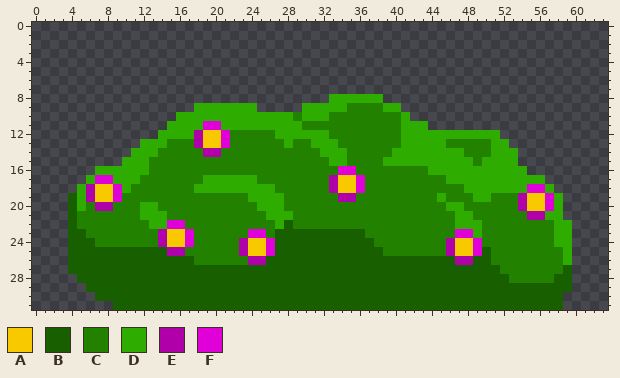
Pixel-art sprite: Juego/assets/Escenarios/Arbusto(2).png. Above is the file before it was changed.
The file is 64x32 pixels.
Palette (. is transparent): A #f9c900  B #185f00  C #228200  D #2ead00  E #af00aa  F #e000d8
Pixels before, first column x 4:
 8 .............................DDDDDD.....................
 9 ..............DDDDDDD.....DDDDDCCCCDD...................
10 ............DDDDDDDDDDDDDCDDDCCCCCCCCD..................
11 ...........DDDDFFDDDDDDDDDCCCCCCCCCCCDDD................
12 ..........DDDDEAAFCCCCCDDDDDDCCCCCCCCDDDDDDDDDDD........
13 ........DDDCCCEAAFCCCCCCDCCDDDCCCCCCCDDDDDCCCCCDD.......
14 .......DDDCCCCCEECCCCCCCCCCCDDDCCCCCDDDDDDDDCCCDDD......
15 ......DDDCCCCCCCCCCCCCCCCCCCCDDCCCCDDDDDDDDDDCDDDD......
16 ...DDDDDDCCCCCCCCCCCCCCCCCCCCCFFCCCCCCCCDDDDDDDDDDD.....
17 ..DFFDDDCCCCCCCDDDDDDCCCCCCCCEAAFCCCCCCCCCDDDDDDDDDDD...
18 .DEAAFDCCCCCCCDDDDDDDDDCCCCCCEAAFCCCCCCCCCCCDDDDDDDFFD..
19 BDEAAFCCCCCCCCCCCCCCDDDDCCCCCCEECCCCCCCCCDCCCDDCCCEAAFD.
20 BDCEECCCDDCCCCCCCCCCCDDDCCCCCCCCCCCCCCCCCCDDCCCCCCEAAFD.
21 BCCCCCCCDDDCCCCCCCCCCCDDDCCCCCCCCCCCCCCCCCCDDCCCCCCEEDD.
22 BCCCCCCCCDDFFCCCCCCCCCCDBCCCCCCCCCCCCCCCCCCDDDCCCCCCCCDD
23 BBCCCCCCCCEAAFCCCCCCFFCBBBBBBBBBBCCCCCCCCCCFFDCCCCCCCCDD
24 BBBCCCCCCCEAAFCCCCCEAAFBBBBBBBBBBBCCCCCCCCEAAFCCCCCCCCDD
25 BBBBBBBBBBBEECCCCCCEAAFBBBBBBBBBBBBCCCCCCCEAAFBCCCCCCCCD
26 BBBBBBBBBBBBBBCCCCCCEEBBBBBBBBBBBBBBBBBBBBBEEBBCCCCCCCCD
27 BBBBBBBBBBBBBBBBBBBBBBBBBBBBBBBBBBBBBBBBBBBBBBBBCCCCCCCB
28 .BBBBBBBBBBBBBBBBBBBBBBBBBBBBBBBBBBBBBBBBBBBBBBBBCCCCCBB
29 ..BBBBBBBBBBBBBBBBBBBBBBBBBBBBBBBBBBBBBBBBBBBBBBBBBBBBBB
30 ...BBBBBBBBBBBBBBBBBBBBBBBBBBBBBBBBBBBBBBBBBBBBBBBBBBBB.
31 .....BBBBBBBBBBBBBBBBBBBBBBBBBBBBBBBBBBBBBBBBBBBBBBBBBB.
Now the later version:
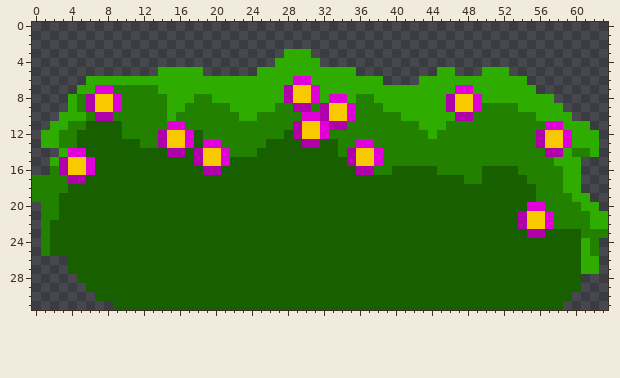
Change:
Changed rows in their new state; - is an unchanged pixel.
first column x 0:
 3 ----------------------------DDD---------------------------------
 4 ---------------------------DDDDD--------------------------------
 5 --------------DDDDD------DDDDDDDDDDD---------DD---DDD-----------
 6 ------DDDDDDDDDDDDDDDDDDDDDDDFFDDDDDDDD----DDDDDDDDDDDD---------
 7 -----DDFFCCCCCDDDDDDDDDDDDDDEAAFDDDDDDDDDDDDDDDFFDDDDDDD--------
 8 ----DCEAAFCCCCCDDDCCDDDDDDDDEAAFDFF-CC-DDDDDDDEAAFDDDDDDDD------
 9 ----DCEAAFCCCCCDDCCCCC---DDCCEECEAAF-----DDDDDEAAFCCCCDDDDD-----
10 ---DDDCEECCCCCCDCCCCCCC--CCCC-FFEAAF------DDDDDEECCCCCCCDDDD----
11 --DDCCBBBBCCCCCFFCCCCCCCCCCCCEAAFEE------CC-DDCCCCCCCCCCCFFDDD--
12 -DDCCBBBBBCCCCEAAFBCCC-----CBEAAF--------CCC-CCCCCCCCCCCEAAFDDD-
13 -DDCCBBBBBBBCCEAAFBFFC----BBBBEEBB--FF---CCCCC-----CCCCCEAAFDDD-
14 ---DFFBBBBBBBBBEEBEAAF---BBBBBBBBBCEAAF-CCCCCCCC---CCCCCCEEDCCD-
15 --DEAAFBBBBBBBBBBBEAAFBBBBBBBBBBBBBEAAFCCCCCCCCCC-CCCCCCCCDDD---
16 --CEAAFBBBBBBBBBBBBEEBBBBBBBBBBBBBBBEE--BBBBBCCCCCBBBBCCCCCDD---
17 CCCCEEBBBBBBBBBBBBBBBBBBBBBBBBBBBBBBBBBBBBBBBBBBCCBBBBBCCCCDD---
18 CCCCBBBBBBBBBBBBBBBBBBBBBBBBBBBBBBBBBBBBBBBBBBBBBBBBBBBBCCCDD---
19 CCCB-BBBBBBBBBBBBBBBBBBBBBBBBBBBBBBBBBBBBBBBBBBBBBBBBBBBCCCCDD--
20 -CCB-BBBBBBBBBBBBBBBBBBBBBBBBBBBBBBBBBBBBBBBBBBBBBBBBBBFFCCCCDD-
21 -CCB-BBBBBBBBBBBBBBBBBBBBBBBBBBBBBBBBBBBBBBBBBBBBBBBBBEAAFCCCCDD
22 -CBB-BBBBBBBBBBBBBBBBBBBBBBB-BBBBBBBBBBBBBBBBBBBBBBBBBEAAFCCCCDD
23 -CBB--BBBBBBBBBBBBBBBBBBBBB----------BBBBBBBBBBBBBBBBBBEEBBBBCCC
24 -CBB---BBBBBBBBBBBBBBBBBBBB-----------BBBBBBBBBBBBBBBBBBBBBBBDC-
25 -CBB-----------BBBBBBBBBBBB------------BBBBBBBBBBB-BBBBBBBBBBDC-
26 ------------------BBBBBBBB---------------------BB--BBBBBBBBBBDD-
27 ----------------------------------------------------BBBBBBB-BDD-
28 -----------------------------------------------------BBBBB--B---
29 ------------------------------------------------------------B---
30 -----------------------------------------------------------B----
Changed places in both pictures, as pixel boxes (x1, y1, x2, y2):
changed: (32, 49, 608, 301)
